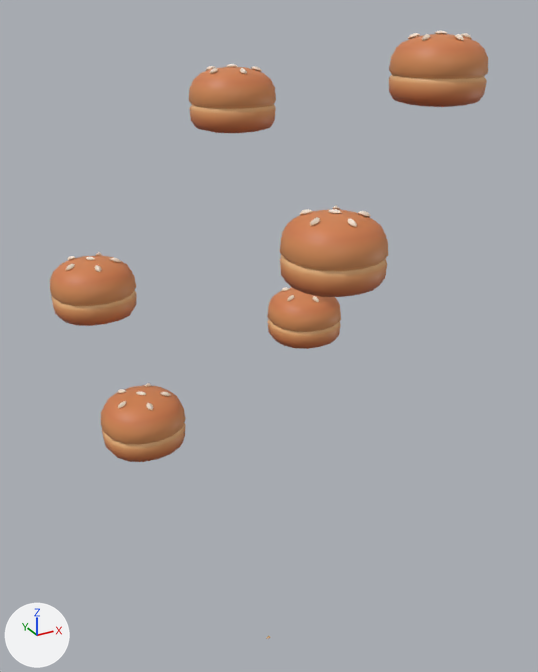
The Blender file art_models/tree2bun5.blend, before and after one commit.
Before and after are seen from a 50 mm camera at (-2.82, -5.14, 6.03) aimed at (-0.01, -0.04, 3.48). Every picture has the same lights, and +X, +Y and +Z are marked at lower left. The older version comes first.

Before the edit, the objects in view are built like this:
```python
ob_food_ingredient_bun_cube_001 = bpy.data.objects.new('food_ingredient_bun_Cube.001', me_food_ingredient_bun_cube_001)
ob_food_ingredient_bun_cube_001.location = (0.0, 0.0, 0.0)
ob_food_ingredient_bun_cube_007 = bpy.data.objects.new('food_ingredient_bun_Cube.007', me_food_ingredient_bun_cube_007)
ob_food_ingredient_bun_cube_007.location = (0.0, 0.0, 0.0)
ob_food_ingredient_bun_cube_008 = bpy.data.objects.new('food_ingredient_bun_Cube.008', me_food_ingredient_bun_cube_008)
ob_food_ingredient_bun_cube_008.location = (0.0, 0.0, 0.0)
ob_food_ingredient_bun_cube_009 = bpy.data.objects.new('food_ingredient_bun_Cube.009', me_food_ingredient_bun_cube_009)
ob_food_ingredient_bun_cube_009.location = (0.0, 0.0, 0.0)
ob_food_ingredient_bun_cube_010 = bpy.data.objects.new('food_ingredient_bun_Cube.010', me_food_ingredient_bun_cube_010)
ob_food_ingredient_bun_cube_010.location = (0.0, 0.0, 0.0)
ob_food_ingredient_bun_cube_011 = bpy.data.objects.new('food_ingredient_bun_Cube.011', me_food_ingredient_bun_cube_011)
ob_food_ingredient_bun_cube_011.location = (0.0, 0.0, 0.0)
```
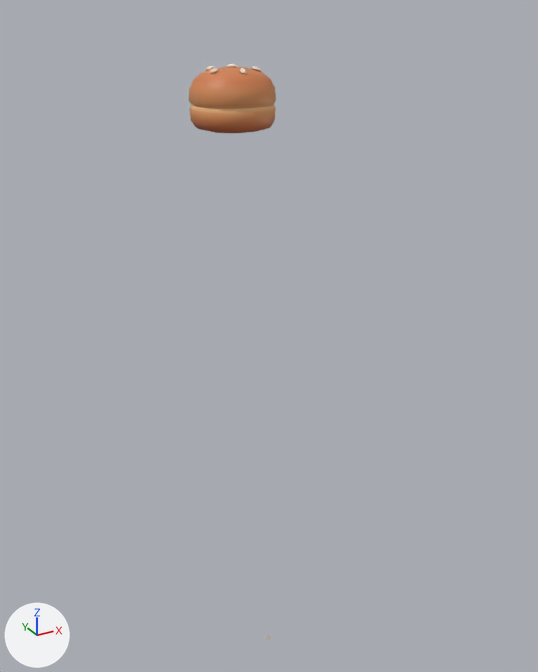
What changed in the scene script:
```text
Remove ob_food_ingredient_bun_cube_007:
    ob_food_ingredient_bun_cube_007 = bpy.data.objects.new('food_ingredient_bun_Cube.007', me_food_ingredient_bun_cube_007)
    ob_food_ingredient_bun_cube_007.location = (0.0, 0.0, 0.0)
Remove ob_food_ingredient_bun_cube_008:
    ob_food_ingredient_bun_cube_008 = bpy.data.objects.new('food_ingredient_bun_Cube.008', me_food_ingredient_bun_cube_008)
    ob_food_ingredient_bun_cube_008.location = (0.0, 0.0, 0.0)
Remove ob_food_ingredient_bun_cube_009:
    ob_food_ingredient_bun_cube_009 = bpy.data.objects.new('food_ingredient_bun_Cube.009', me_food_ingredient_bun_cube_009)
    ob_food_ingredient_bun_cube_009.location = (0.0, 0.0, 0.0)
Remove ob_food_ingredient_bun_cube_011:
    ob_food_ingredient_bun_cube_011 = bpy.data.objects.new('food_ingredient_bun_Cube.011', me_food_ingredient_bun_cube_011)
    ob_food_ingredient_bun_cube_011.location = (0.0, 0.0, 0.0)
Remove ob_food_ingredient_bun_cube_001:
    ob_food_ingredient_bun_cube_001 = bpy.data.objects.new('food_ingredient_bun_Cube.001', me_food_ingredient_bun_cube_001)
    ob_food_ingredient_bun_cube_001.location = (0.0, 0.0, 0.0)
```

Pixel boxes [x1, y1, x2, y2] of what changed, in the pictures (538 x 672 px):
'food_ingredient_bun_Cube.011', deleted (orange): before [280, 205, 388, 297]
'food_ingredient_bun_Cube.007', deleted (orange): before [389, 30, 488, 107]
'food_ingredient_bun_Cube.008', deleted (orange): before [101, 383, 186, 462]
'food_ingredient_bun_Cube.001', deleted (orange): before [50, 252, 137, 326]
'food_ingredient_bun_Cube.009', deleted (orange): before [267, 287, 341, 349]
